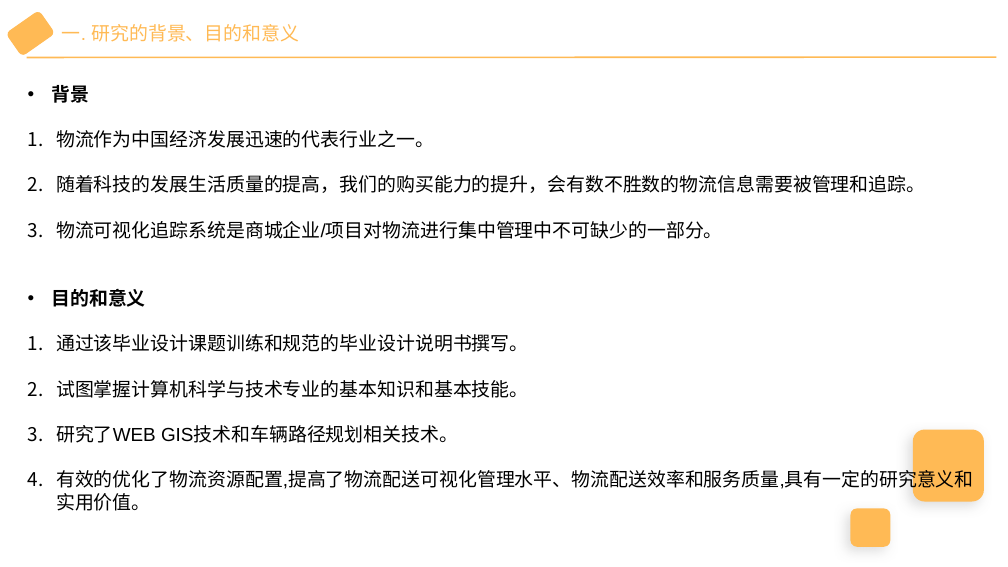
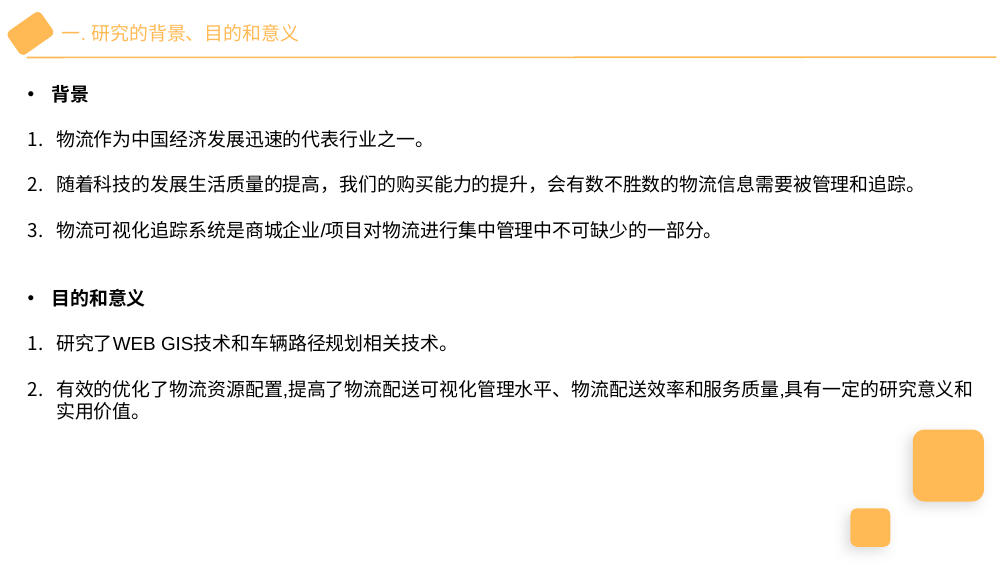
Before and after one commit to wu-yu-pei/graduation-design-file, a slide deck: slide 2 of 开题报告演讲PPT.pptx. Drawn at 1008x567 pixels with LibreOffice and Linux fonts; fonts in the diff are those of the drawing. Boxes give left, top, right and bottom in pixels: in the first picture for what was removed or moved away, otherwise in the second. Text is boxed around its words. In the diff, an @@ line names an element or a change of style, - is before the commit and + after.

```diff
--- a/开题报告演讲PPT.pptx
+++ b/开题报告演讲PPT.pptx
@@ text at box(56, 334, 528, 398): paragraphs removed @@
-1. 通过该毕业设计课题训练和规范的毕业设计说明书撰写。
-2. 试图掌握计算机科学与技术专业的基本知识和基本技能。
```
Also in this commit, not shown: 3 other slides changed, 1 slide removed, 29 other files.
